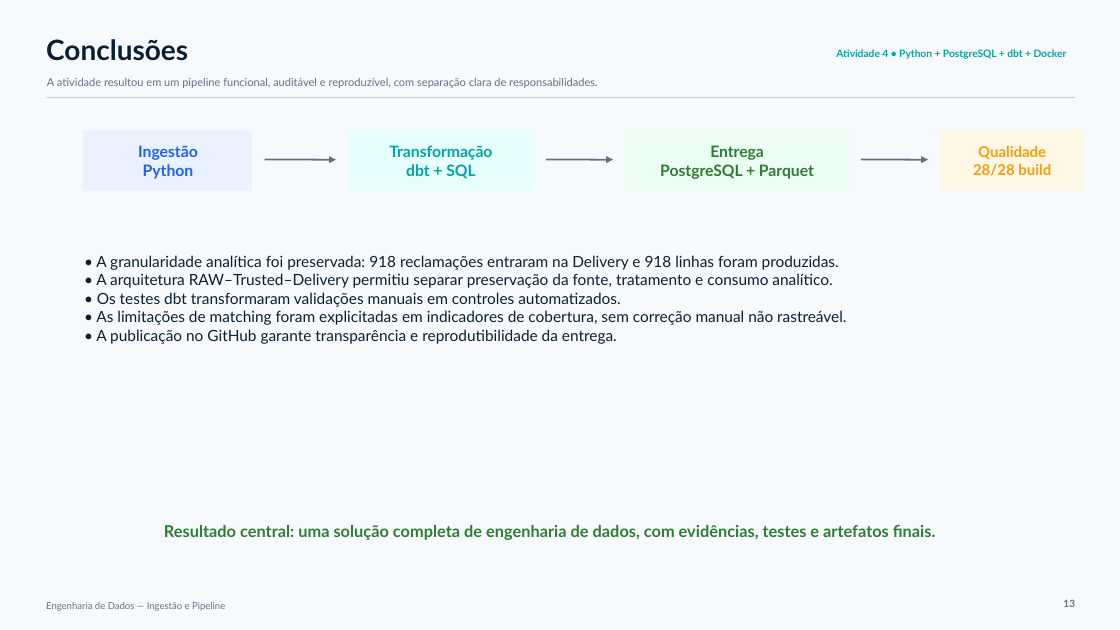
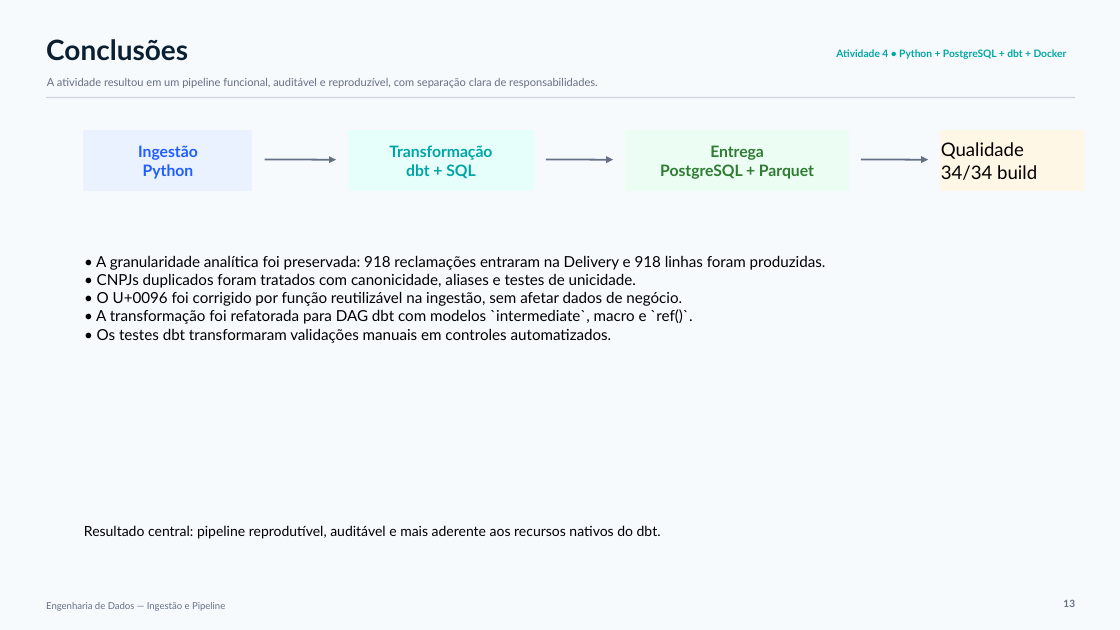
Before and after one commit to brtostes/C3-Trabalho-Ingestao-Pipeline-Atividade4, a slide deck: slide 14 of apresentacao/Apresentacao_Tarefa4_Engenharia_Dados.pptx. Drawn at 1120x630 pixels with LibreOffice and Linux fonts; fonts in the diff are those of the drawing. Boxes give left, top, right and bottom in pixels: in the first picture for what was removed or moved away, otherwise in the second. Text is boxed around its words. In the diff, an @@ line names an element or a change of style, - is before the commit and + after.

Commit message:
Sincroniza apresentaÃ§Ã£o e Parquets finais

```diff
--- a/apresentacao/Apresentacao_Tarefa4_Engenharia_Dados.pptx
+++ b/apresentacao/Apresentacao_Tarefa4_Engenharia_Dados.pptx
@@ text in rectangle at [941, 142, 1024, 159]: size 12.8 to 16 pt, text colour #F59E0B to #000000, bold off in "Qualidade"; alignment centre to left @@
@@ text in rectangle at [941, 165, 1037, 180]: text changed; size 12.8 to 16 pt; text colour #F59E0B to #000000; bold off @@
-28/28 build
+34/34 build
@@ text at [96, 255, 826, 343]: text changed; size 13.2 to 13 pt; text colour #0B1F33 to #000000 @@
-• A granularidade analítica foi preservada: 918 reclamações entraram na Delivery e 918 linhas foram produzidas.
-• A arquitetura RAW–Trusted–Delivery permitiu separar preservação da fonte, tratamento e consumo analítico.
-• Os testes dbt transformaram validações manuais em controles automatizados.
-• As limitações de matching foram explicitadas em indicadores de cobertura, sem correção manual não rastreável.
-• A publicação no GitHub garante transparência e reprodutibilidade da entrega.
+• A granularidade analítica foi preservada: 918 reclamações entraram na Delivery e 918 linhas foram produzidas.
+• CNPJs duplicados foram tratados com canonicidade, aliases e testes de unicidade.
+• O U+0096 foi corrigido por função reutilizável na ingestão, sem afetar dados de negócio.
+• A transformação foi refatorada para DAG dbt com modelos `intermediate`, macro e `ref()`.
+• Os testes dbt transformaram validações manuais em controles automatizados.
@@ text at [84, 525, 661, 539]: text changed; size 14 to 12 pt; text colour #2E7D32 to #000000; bold off @@
-Resultado central: uma solução completa de engenharia de dados, com evidências, testes e artefatos finais.
+Resultado central: pipeline reprodutível, auditável e mais aderente aos recursos nativos do dbt.
```
Also in this commit, not shown: 11 other slides changed, 1 other file.
